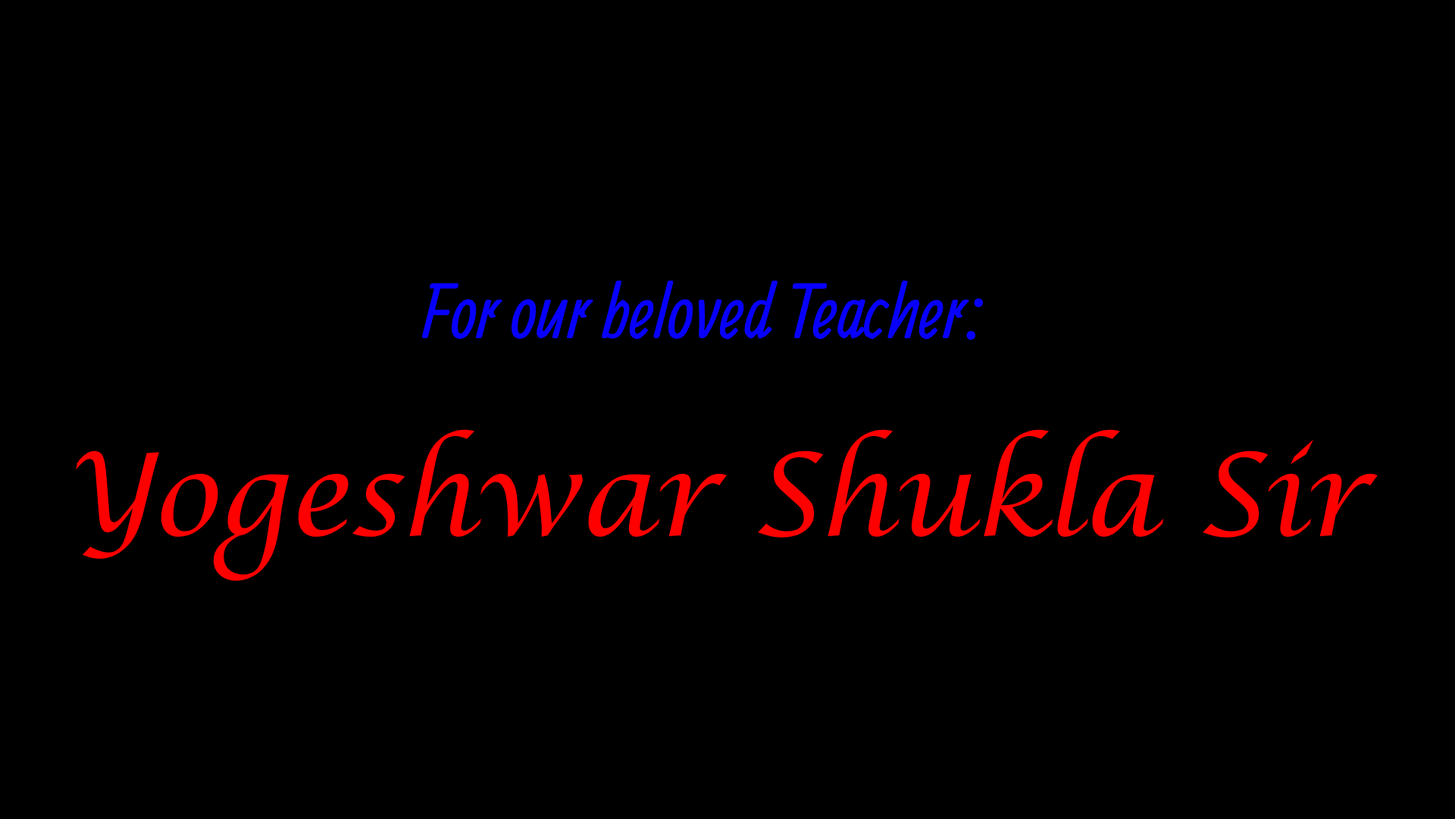
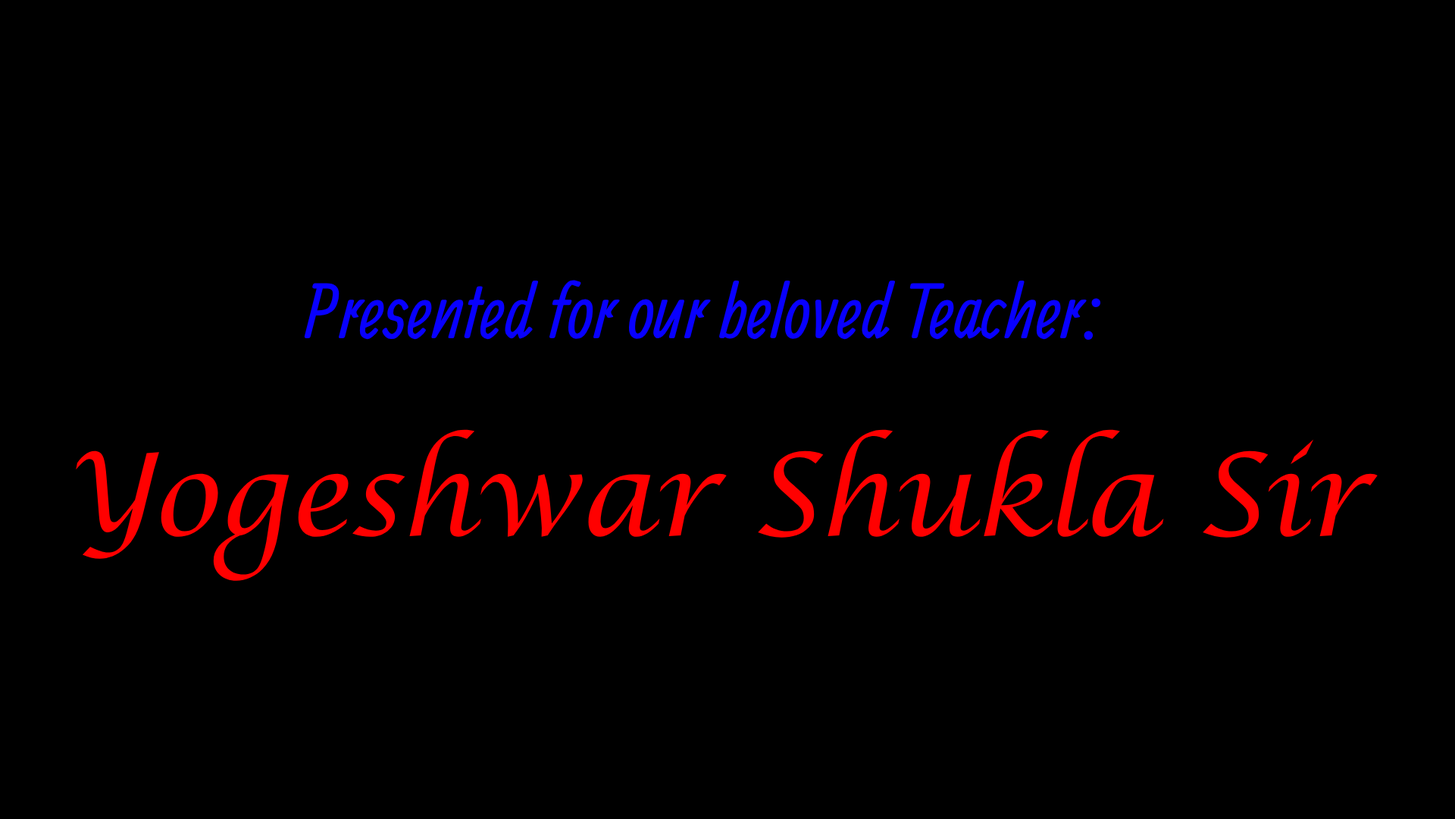
Revision of a layered (1455, 819) image; what changed, layer by layer:
renamed "For our beloved Teacher: Yogesh" to "Presented for our beloved Teache", painted on it over [303, 279, 1102, 340]
